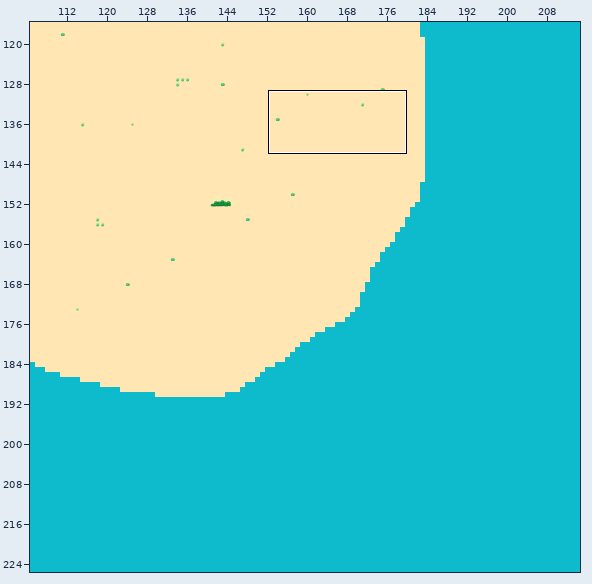
A Tiled map gets an edit: assets/Map2/map2.tmx. Above, an overview of the earlier version with the close-up marked.
Close-up. Old version:
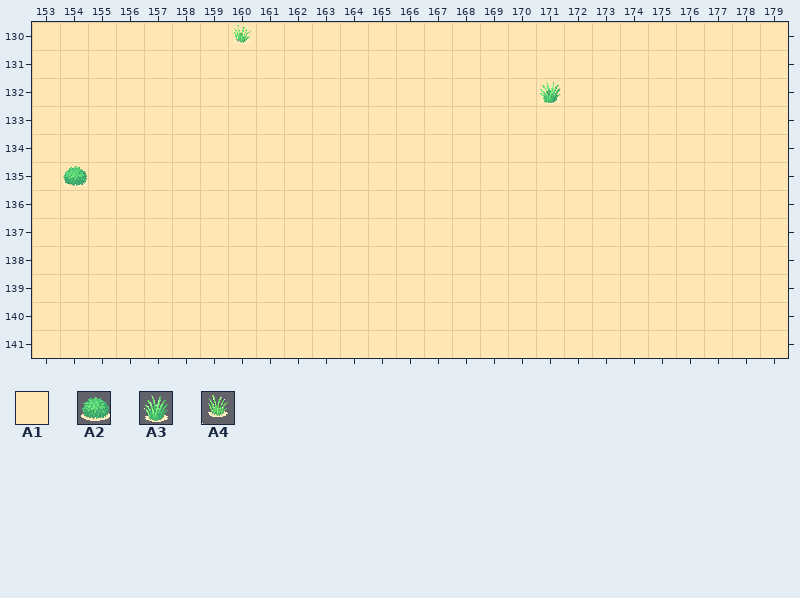
Cells are 32x32 px. Shown: x 153..179, y 130..141. The commit also changed other parts of the map, which this record leaves out.
Key: from "NyaTiles": A1 100, A2 278, A3 279, A4 303.
__ is an empty cell.
Layers that did not change in this view are not listed.
Layer "Rutlager 6" before, first column x 153:
130 A1 A1 A1 A1 A1 A1 A1 A1 A1 A1 A1 A1 A1 A1 A1 A1 A1 A1 A1 A1 A1 A1 A1 A1 A1 A1 A1
131 A1 A1 A1 A1 A1 A1 A1 A1 A1 A1 A1 A1 A1 A1 A1 A1 A1 A1 A1 A1 A1 A1 A1 A1 A1 A1 A1
132 A1 A1 A1 A1 A1 A1 A1 A1 A1 A1 A1 A1 A1 A1 A1 A1 A1 A1 A1 A1 A1 A1 A1 A1 A1 A1 A1
133 A1 A1 A1 A1 A1 A1 A1 A1 A1 A1 A1 A1 A1 A1 A1 A1 A1 A1 A1 A1 A1 A1 A1 A1 A1 A1 A1
134 A1 A1 A1 A1 A1 A1 A1 A1 A1 A1 A1 A1 A1 A1 A1 A1 A1 A1 A1 A1 A1 A1 A1 A1 A1 A1 A1
135 A1 A1 A1 A1 A1 A1 A1 A1 A1 A1 A1 A1 A1 A1 A1 A1 A1 A1 A1 A1 A1 A1 A1 A1 A1 A1 A1
136 A1 A1 A1 A1 A1 A1 A1 A1 A1 A1 A1 A1 A1 A1 A1 A1 A1 A1 A1 A1 A1 A1 A1 A1 A1 A1 A1
137 A1 A1 A1 A1 A1 A1 A1 A1 A1 A1 A1 A1 A1 A1 A1 A1 A1 A1 A1 A1 A1 A1 A1 A1 A1 A1 A1
138 A1 A1 A1 A1 A1 A1 A1 A1 A1 A1 A1 A1 A1 A1 A1 A1 A1 A1 A1 A1 A1 A1 A1 A1 A1 A1 A1
139 A1 A1 A1 A1 A1 A1 A1 A1 A1 A1 A1 A1 A1 A1 A1 A1 A1 A1 A1 A1 A1 A1 A1 A1 A1 A1 A1
140 A1 A1 A1 A1 A1 A1 A1 A1 A1 A1 A1 A1 A1 A1 A1 A1 A1 A1 A1 A1 A1 A1 A1 A1 A1 A1 A1
141 A1 A1 A1 A1 A1 A1 A1 A1 A1 A1 A1 A1 A1 A1 A1 A1 A1 A1 A1 A1 A1 A1 A1 A1 A1 A1 A1
The same view after the edit:
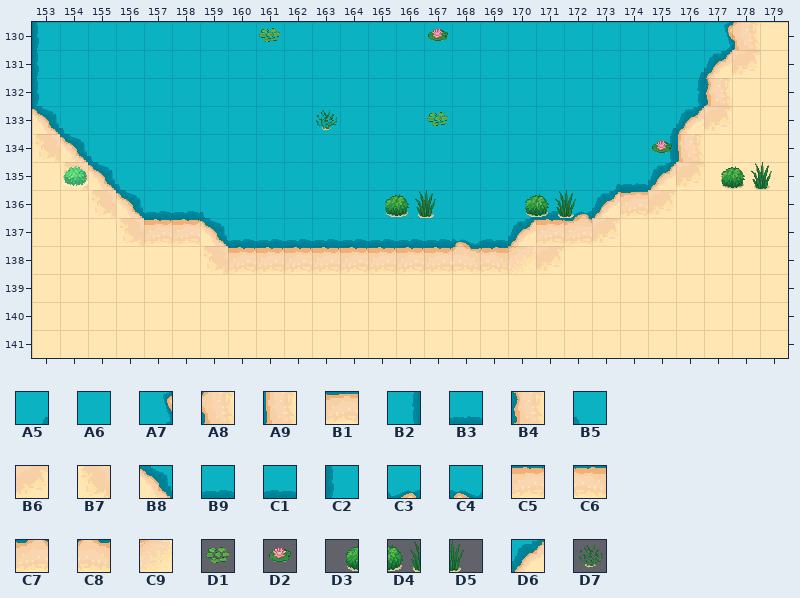
Further tiles: from "NyaTiles": A5 3, A6 21, A7 43, A8 44, A9 56 turned 180, B1 56 turned 270, B2 57 turned 180, B3 57 turned 270, B4 69, B5 107 flipped up-down, B6 128 turned 180, B7 128 turned 270, B8 135 turned 90, B9 141, C1 141 flipped left-right, C2 141 turned 90, C3 142, C4 142 flipped left-right, C5 166, C6 166 flipped left-right, C7 167, C8 167 flipped left-right, C9 210, D1 535, D2 536, D3 538, D4 539, D5 540, D6 547, D7 561.
From old to new:
Layer "Rutlager 6":
Tile A5 replaces tile A1 in row 131 at x 176; in row 133 at x 175; in row 135 at x 173; in row 136 at x 170.
Tile A6 replaces tile A1 in row 130 at x 154 to 176; in rows 131 to 132 at x 154 to 175; in row 133 at x 155 to 174; in row 134 at x 156 to 174; in row 135 at x 157 to 172; in row 136 at x 160 to 169.
Tile A7 replaces tile A1 in row 130 at x 177.
Tile A8 replaces tile A1 in row 130 at x 178.
Tile A9 replaces tile A1 in row 134 at x 176.
Tile B1 replaces tile A1 in row 136 at x 174.
Tile B2 replaces tile A1 in row 132 at x 176; in row 134 at x 175.
Tile B3 replaces tile A1 in row 135 at x 174.
Tile B4 replaces tile A1 in row 132 at x 177.
Tile B5 replaces tile A1 in row 133 at x 154; in row 134 at x 155; in row 135 at x 156; in row 136 at x 159.
Tile B6 replaces tile A1 in row 131 at x 178; in row 133 at x 177; in row 135 at x 176; in row 136 at x 175; in row 137 at x 173; in row 138 at x 171.
Tile B7 replaces tile A1 in row 134 at x 153; in row 135 at x 154; in row 136 at x 155; in row 137 at x 156; in row 138 at x 159.
Tile B8 replaces tile A1 in row 133 at x 153; in row 134 at x 154; in row 135 at x 155; in row 136 at x 156; in row 137 at x 159.
Tile B9 replaces tile A1 in row 136 at x 157 to 158 and 171; in row 137 at x 160 to 167.
Tile C1 replaces tile A1 in row 137 at x 169.
Tile C2 replaces tile A1 in rows 130 to 132 at x 153.
Tile C3 replaces tile A1 in row 136 at x 172.
Tile C4 replaces tile A1 in row 137 at x 168.
Tile C5 replaces tile A1 in row 137 at x 157 to 158 and 171; in row 138 at x 160 to 167.
Tile C6 replaces tile A1 in row 138 at x 169.
Tile C7 replaces tile A1 in row 137 at x 172.
Tile C8 replaces tile A1 in row 138 at x 168.
Tile C9 replaces tile A1 in row 138 at x 170.
Tile D6 replaces tile A1 in row 131 at x 177; in row 133 at x 176; in row 135 at x 175; in row 136 at x 173; in row 137 at x 170.
Layer "Rutlager 7":
Tile D1 is added in row 130 at x 161; in row 133 at x 167.
Tile D2 is added in row 130 at x 167; in row 134 at x 175.
Tile D3 is added in row 135 at x 177; in row 136 at x 165 and 170.
Tile D4 is added in row 135 at x 178; in row 136 at x 166 and 171.
Tile D5 is added in row 135 at x 179; in row 136 at x 167 and 172.
Tile D7 is added in row 133 at x 163.
The author cleared tile A3 in row 132 at x 171.
The author cleared tile A4 in row 130 at x 160.
